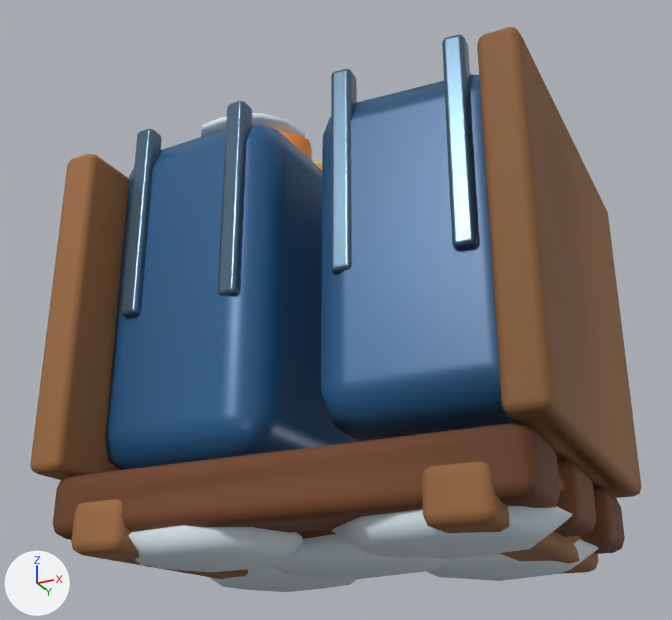
One commit to the glTF model HavenlineGodot/assets/stations_v2/fuel_canister.glb: the scene before it, then after it.
Rendered twice from a 50 mm camera at (0.818, -1.713, -0.207) aimed at (-0.027, -0.023, 0.553). The lights are fixed; the arrows at lower left show +X, +Y and +Z. The picture after the commit comes second. Vertices at exactly the same position are counted once.

In view in the first picture: 'fuel_canister'.
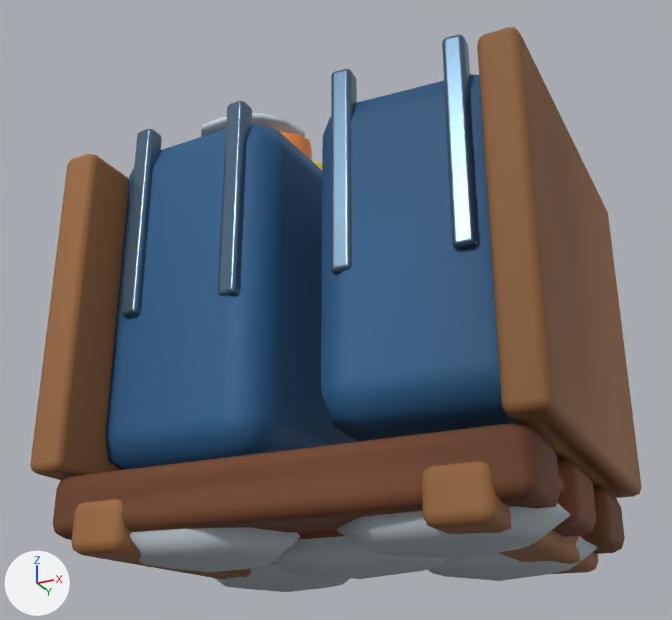
Location of each change, [x1, y1, x2, y2] in pixels of the pictures (672 x 620 px; the box of a moved part takes in the faces that stretch with it):
'fuel_canister', surface changed, reshaped, recoloured (darker): [30, 27, 642, 592] in both
part 1 of me_fuel_canister, moved or reshaped: before [129, 506, 599, 592]; after [130, 503, 597, 592]
part 2 of me_fuel_canister, recoloured: [130, 113, 597, 592] in both
part 3 of me_fuel_canister, recoloured: before [130, 113, 524, 534]; after [131, 113, 520, 542]

Patch to the scene script:
```diff
--- a/HavenlineGodot/assets/stations_v2/fuel_canister.glb.py
+++ b/HavenlineGodot/assets/stations_v2/fuel_canister.glb.py
@@ mat_hl_blue @@
 n0 = _N.new('ShaderNodeBsdfPrincipled'); n0.name = 'Principled BSDF'
 n0.inputs[1].default_value = 0.18  # 'Metallic'
-n0.inputs[2].default_value = 0.4  # 'Roughness'
+n0.inputs[2].default_value = 0.65  # 'Roughness'
 n1 = _N.new('ShaderNodeOutputMaterial'); n1.name = 'Material Output'
@@ me_fuel_canister @@
 me_fuel_canister.from_pydata(...)  # 2211 vertices, 4155 faces; spans x -0.51..0.51, y -0.39..0.39, z -0.01..1.072
 # used by ob_fuel_canister; location = (0.0, 0.0, 0.0)
+# me_fuel_canister part 1: 140 of 2211 vertices moved; they spanned x -0.488..0.486, y -0.356..0.374, z 0.006..0.1 and now span x -0.478..0.482, y -0.341..0.367, z 0.006..0.147; mean shift (0.0, 0.0, 0.01); largest move (-0.271, 0.212, 0.1) -> (-0.271, 0.212, 0.147)
+# me_fuel_canister part 2: 377 faces centred in x -0.463..0.45, y -0.337..0.357, z -0.005..1.033 are repainted in the vertex colours; the middle colour goes from white #ecf0f2 to light grey #c3c6c8
+# me_fuel_canister part 3: 235 faces centred in x -0.439..0.433, y -0.319..0.341, z 0.071..1.07 are repainted in the vertex colours; the middle colour goes from white #f5fafc to white #f1f6f8
 me_fuel_canister.materials.append(mat_hl_snow)
```
